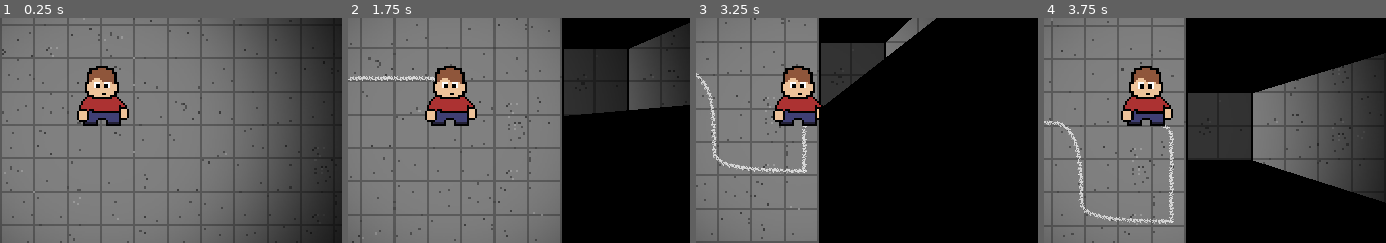
Above: before the commit, frames 1-4 (left to right).
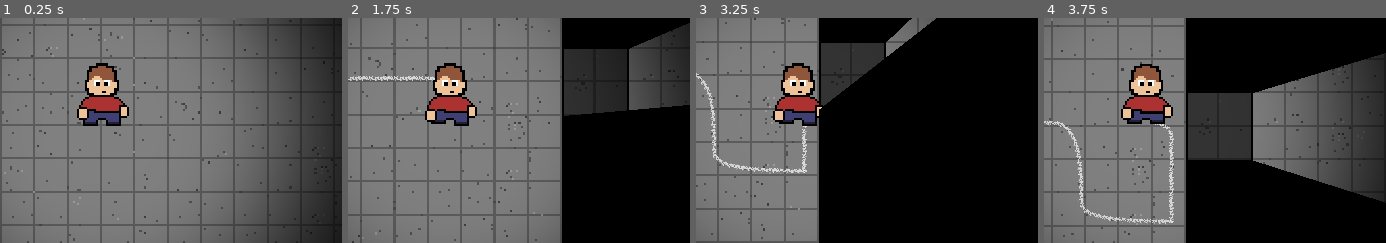
Above: after the commit, the same moments.

Repository: LukeCGG/Test-Of-Time
Game: Godot game, scene res://assets/levels/level.tscn
Two runs of this game, one before a commit and one after it. Both use one fixed random seed, a clock stepped at 60 frames per second and the inputs below.
Inputs (mouse positions are % of the whole screen's width and height, from its top left):
- Up to frame 1 (0.25 s): no input
- Up to frame 2 (1.75 s): move the mouse to (75, 45) at 0.52 s; hold D (PLAYER_RIGHT) 0.53-1.28 s; hold Shift (SPRINT) 0.53-1.28 s; move the mouse to (26, 55) at 1.27 s; hold S (PLAYER_DOWN) from 1.28 s (still down); tap Shift (SPRINT) at 1.35 s
- Up to frame 3 (3.25 s): move the mouse to (61, 28) at 2.02 s; release S (PLAYER_DOWN) at 2.03 s; hold D (PLAYER_RIGHT) 2.03-2.78 s; hold Shift (SPRINT) 2.03-2.78 s; move the mouse to (44, 70) at 2.77 s; hold W (PLAYER_UP) from 2.78 s (still down); tap Shift (SPRINT) at 2.85 s
- Up to frame 4 (3.75 s): move the mouse to (85, 65) at 3.52 s; release W (PLAYER_UP) at 3.53 s; hold A (PLAYER_LEFT) from 3.53 s (still down); hold Shift (SPRINT) from 3.53 s (still down)
The pictures show only the part of the screen within x 35-85%, y 26-76%; the shares and areas given below are measured in that part.

The runs differ from the first frame. In frame 1, 0.7% of the frame differs, in the area x 22-38%, y 20-47%; in frame 2, 0.7%; in frame 3, 0.7%; in frame 4, 0.9%, in the area x 22-38%, y 20-48%.

Commit message:
placeholder animations and textures

Diff:
--- a/assets/menus_and_ui/InventoryUI.tscn
+++ b/assets/menus_and_ui/InventoryUI.tscn
@@ -8,9 +8,6 @@
 [ext_resource type="PackedScene" uid="uid://cropf7sr3sabs" path="res://addons/SwiftInv/Example/example_info.tscn" id="6_ci42t"]
 [ext_resource type="Resource" uid="uid://dni75bxr27s2t" path="res://assets/levels/itemTest.tres" id="6_f4cmv"]
 [ext_resource type="Resource" uid="uid://8o63yv0uweut" path="res://assets/player/access_equip_inventory.tres" id="7_b3gv4"]
-
-[sub_resource type="PlaceholderTexture2D" id="PlaceholderTexture2D_ebty4"]
-size = Vector2(75, 75)
 
 [node name="InventoryUI" type="CanvasLayer"]
 process_mode = 3
@@ -45,7 +42,6 @@
 [node name="Slot0" type="TextureRect" parent="Control/PlayerInventory" node_paths=PackedStringArray("amount_label") instance=ExtResource("3_wofqo")]
 custom_minimum_size = Vector2(100, 100)
 layout_mode = 2
-texture = SubResource("PlaceholderTexture2D_ebty4")
 stretch_mode = 3
 script = ExtResource("4_evanb")
 amount_label = NodePath("AmountLabel")
--- a/assets/player/Player.tscn
+++ b/assets/player/Player.tscn
@@ -1,23 +1,131 @@
-[gd_scene load_steps=12 format=3 uid="uid://dt05g07hi24cc"]
+[gd_scene load_steps=31 format=3 uid="uid://dt05g07hi24cc"]
 
 [ext_resource type="Script" path="res://assets/player/player.gd" id="1_ktc6q"]
-[ext_resource type="Texture2D" uid="uid://uj3rbvsw5pgr" path="res://assets/player/TempPlayer.png" id="2_gu3li"]
 [ext_resource type="Texture2D" uid="uid://cobswqncgthnx" path="res://assets/player/Light.png" id="2_rm8xn"]
-[ext_resource type="Texture2D" uid="uid://bdjmt7imibpte" path="res://assets/player/TempStatue.png" id="3_6c04c"]
-
-[sub_resource type="AtlasTexture" id="AtlasTexture_jqfe4"]
-atlas = ExtResource("2_gu3li")
+[ext_resource type="Texture2D" uid="uid://304qixylcknj" path="res://assets/player/Player_idle.png" id="2_vk0ge"]
+[ext_resource type="Texture2D" uid="uid://db7qxhfhncv28" path="res://assets/player/Statue_Fresh.png" id="3_6c04c"]
+[ext_resource type="Texture2D" uid="uid://do6wwvap3o1hx" path="res://assets/player/Player_run.png" id="3_qmqof"]
+[ext_resource type="Texture2D" uid="uid://dgu5in7kox8qn" path="res://assets/player/Player_walk.png" id="5_prod3"]
+
+[sub_resource type="AtlasTexture" id="AtlasTexture_ckx7k"]
+atlas = ExtResource("2_vk0ge")
 region = Rect2(0, 0, 32, 32)
+
+[sub_resource type="AtlasTexture" id="AtlasTexture_w878u"]
+atlas = ExtResource("2_vk0ge")
+region = Rect2(32, 0, 32, 32)
+
+[sub_resource type="AtlasTexture" id="AtlasTexture_bp52y"]
+atlas = ExtResource("2_vk0ge")
+region = Rect2(64, 0, 32, 32)
+
+[sub_resource type="AtlasTexture" id="AtlasTexture_nbldq"]
+atlas = ExtResource("2_vk0ge")
+region = Rect2(96, 0, 32, 32)
+
+[sub_resource type="AtlasTexture" id="AtlasTexture_x8vjm"]
+atlas = ExtResource("3_qmqof")
+region = Rect2(0, 0, 32, 32)
+
+[sub_resource type="AtlasTexture" id="AtlasTexture_aaheq"]
+atlas = ExtResource("3_qmqof")
+region = Rect2(32, 0, 32, 32)
+
+[sub_resource type="AtlasTexture" id="AtlasTexture_v67em"]
+atlas = ExtResource("3_qmqof")
+region = Rect2(64, 0, 32, 32)
+
+[sub_resource type="AtlasTexture" id="AtlasTexture_hn0o1"]
+atlas = ExtResource("3_qmqof")
+region = Rect2(96, 0, 32, 32)
+
+[sub_resource type="AtlasTexture" id="AtlasTexture_6u76h"]
+atlas = ExtResource("3_qmqof")
+region = Rect2(128, 0, 32, 32)
+
+[sub_resource type="AtlasTexture" id="AtlasTexture_v26wr"]
+atlas = ExtResource("3_qmqof")
+region = Rect2(160, 0, 32, 32)
+
+[sub_resource type="AtlasTexture" id="AtlasTexture_rb6ab"]
+atlas = ExtResource("3_qmqof")
+region = Rect2(192, 0, 32, 32)
+
+[sub_resource type="AtlasTexture" id="AtlasTexture_2e68m"]
+atlas = ExtResource("3_qmqof")
+region = Rect2(224, 0, 32, 32)
+
+[sub_resource type="AtlasTexture" id="AtlasTexture_o7n55"]
+atlas = ExtResource("5_prod3")
+region = Rect2(0, 0, 32, 32)
+
+[sub_resource type="AtlasTexture" id="AtlasTexture_yjo8n"]
+atlas = ExtResource("5_prod3")
+region = Rect2(32, 0, 32, 32)
+
+[sub_resource type="AtlasTexture" id="AtlasTexture_74tub"]
+atlas = ExtResource("5_prod3")
+region = Rect2(64, 0, 32, 32)
+
+[sub_resource type="AtlasTexture" id="AtlasTexture_y51u5"]
+atlas = ExtResource("5_prod3")
+region = Rect2(96, 0, 32, 32)
+
+[sub_resource type="AtlasTexture" id="AtlasTexture_fqyuf"]
+atlas = ExtResource("5_prod3")
+region = Rect2(128, 0, 32, 32)
+
+[sub_resource type="AtlasTexture" id="AtlasTexture_uo3cc"]
+atlas = ExtResource("5_prod3")
+region = Rect2(160, 0, 32, 32)
 
 [sub_resource type="SpriteFrames" id="SpriteFrames_f5ohe"]
 animations = [{
 "frames": [{
 "duration": 1.0,
-"texture": SubResource("AtlasTexture_jqfe4")
+"texture": SubResource("AtlasTexture_ckx7k")
+}, {
+"duration": 1.0,
+"texture": SubResource("AtlasTexture_w878u")
+}, {
+"duration": 1.0,
+"texture": SubResource("AtlasTexture_bp52y")
+}, {
+"duration": 1.0,
+"texture": SubResource("AtlasTexture_nbldq")
 }],
 "loop": true,
 "name": &"idle",
-"speed": 7.0
+"speed": 6.0
+}, {
+"frames": [{
+"duration": 1.0,
+"texture": SubResource("AtlasTexture_x8vjm")
+}, {
+"duration": 1.0,
+"texture": SubResource("AtlasTexture_aaheq")
+}, {
+"duration": 1.0,
+"texture": SubResource("AtlasTexture_v67em")
+}, {
+"duration": 1.0,
+"texture": SubResource("AtlasTexture_hn0o1")
+}, {
+"duration": 1.0,
+"texture": SubResource("AtlasTexture_6u76h")
+}, {
+"duration": 1.0,
+"texture": SubResource("AtlasTexture_v26wr")
+}, {
+"duration": 1.0,
+"texture": SubResource("AtlasTexture_rb6ab")
+}, {
+"duration": 1.0,
+"texture": SubResource("AtlasTexture_2e68m")
+}],
+"loop": true,
+"name": &"run",
+"speed": 12.0
 }, {
 "frames": [{
 "duration": 1.0,
@@ -26,6 +134,29 @@
 "loop": false,
 "name": &"statue",
 "speed": 5.0
+}, {
+"frames": [{
+"duration": 1.0,
+"texture": SubResource("AtlasTexture_o7n55")
+}, {
+"duration": 1.0,
+"texture": SubResource("AtlasTexture_yjo8n")
+}, {
+"duration": 1.0,
+"texture": SubResource("AtlasTexture_74tub")
+}, {
+"duration": 1.0,
+"texture": SubResource("AtlasTexture_y51u5")
+}, {
+"duration": 1.0,
+"texture": SubResource("AtlasTexture_fqyuf")
+}, {
+"duration": 1.0,
+"texture": SubResource("AtlasTexture_uo3cc")
+}],
+"loop": true,
+"name": &"walk",
+"speed": 7.0
 }]
 
 [sub_resource type="CapsuleShape2D" id="CapsuleShape2D_0y74q"]
@@ -195,6 +326,7 @@
 sprite_frames = SubResource("SpriteFrames_f5ohe")
 animation = &"idle"
 autoplay = "idle"
+frame_progress = 0.706517
 
 [node name="Collision" type="CollisionShape2D" parent="."]
 position = Vector2(0, -13)
--- a/assets/player/Statue.tscn
+++ b/assets/player/Statue.tscn
@@ -1,7 +1,7 @@
 [gd_scene load_steps=4 format=3 uid="uid://0huffmo5gw2l"]
 
-[ext_resource type="Texture2D" uid="uid://bdjmt7imibpte" path="res://assets/player/TempStatue.png" id="1_44fiw"]
 [ext_resource type="Script" path="res://assets/player/statue.gd" id="1_h84oi"]
+[ext_resource type="Texture2D" uid="uid://drbj3ea6b1wpd" path="res://assets/player/Statue_Aged.png" id="2_x6u1q"]
 
 [sub_resource type="CapsuleShape2D" id="CapsuleShape2D_0y74q"]
 radius = 17.7829
@@ -15,7 +15,7 @@
 
 [node name="Sprite" type="Sprite2D" parent="."]
 position = Vector2(0, -16)
-texture = ExtResource("1_44fiw")
+texture = ExtResource("2_x6u1q")
 
 [node name="Collision" type="CollisionShape2D" parent="."]
 position = Vector2(0, -13)
--- a/assets/player/player.gd
+++ b/assets/player/player.gd
@@ -41,10 +41,7 @@
 		input.x -= 1
 	if Input.is_action_pressed('PLAYER_RIGHT'):
 		input.x += 1
-	if Input.is_action_pressed("SPRINT"):
-		speed = 100
-	else:
-		speed = 60
+
 	return input
 
 func _physics_process(_delta):
@@ -53,9 +50,16 @@
 	else:
 		var direction = get_input()
 		if direction.length() > 0:
+			if Input.is_action_pressed("SPRINT"):
+				speed = 100
+				sprites.play('run')
+			else:
+				speed = 60
+				sprites.play('walk')
 			velocity = velocity.lerp(direction.normalized() * speed, acceleration)
 		else:
 			velocity = velocity.lerp(Vector2.ZERO, friction)
+			sprites.play('idle')
 	if upgradeCHALK and not velocity.length() <= 3 and not died:
 		Chalk.add_point(Vector2(position.x + 3, position.y - 2))
 		#Chalk.texture.set('width', Chalk.texture.get_width()+15)
--- a/assets/player/statue.gd
+++ b/assets/player/statue.gd
@@ -8,9 +8,15 @@
 	SignalBus.connect('newGeneration', _age_statue)
 
 func _age_statue():
+	#age statue
 	lifecycle -= 1
-	#age statue
+	if lifecycle == 3:
+		sprite.texture = load("res://assets/player/Statue_Aged.png")
+	if lifecycle == 2:
+		sprite.texture = load("res://assets/player/Statue_Damaged.png")
+	if lifecycle == 1:
+		sprite.texture = load("res://assets/player/Statue_Ruined.png")
 	if lifecycle <= 0:
 		collision.disabled = true
-		sprite.flip_v = true #crumbled statue
+		sprite.texture = load("res://assets/player/Statue_Crumbled.png")
 		#disable avoidance
Not shown: 1 places in assets/menus_and_ui/InventoryUI.tscn that only renumber resources
Binary file added: assets/player/Player_idle.png
Not shown, added: assets/player/Player_idle.png.import
Binary file added: assets/player/Player_run.png
Not shown, added: assets/player/Player_run.png.import
Binary file added: assets/player/Player_walk.png
Not shown, changed: assets/player/Player_walk.png.import
Binary file added: assets/player/Statue_Aged.png
Not shown, added: assets/player/Statue_Aged.png.import
Binary file added: assets/player/Statue_Crumbled.png
Not shown, added: assets/player/Statue_Crumbled.png.import
Binary file added: assets/player/Statue_Damaged.png
(and 5 more such lines)
